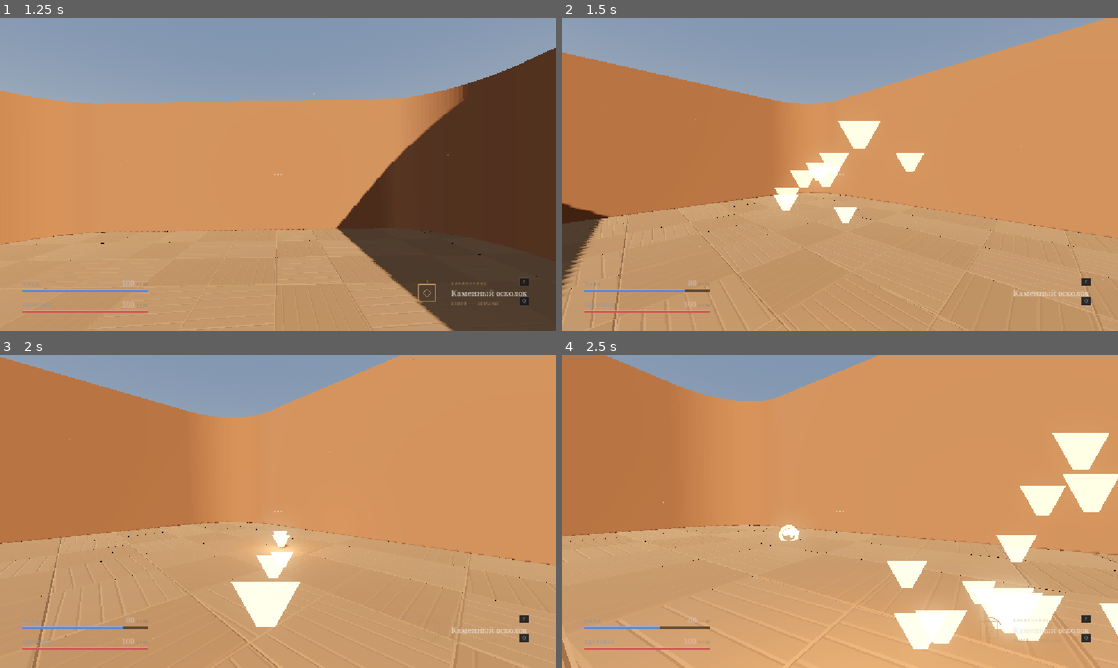
Above: before the commit, frames 1-4 (two rows, left to right).
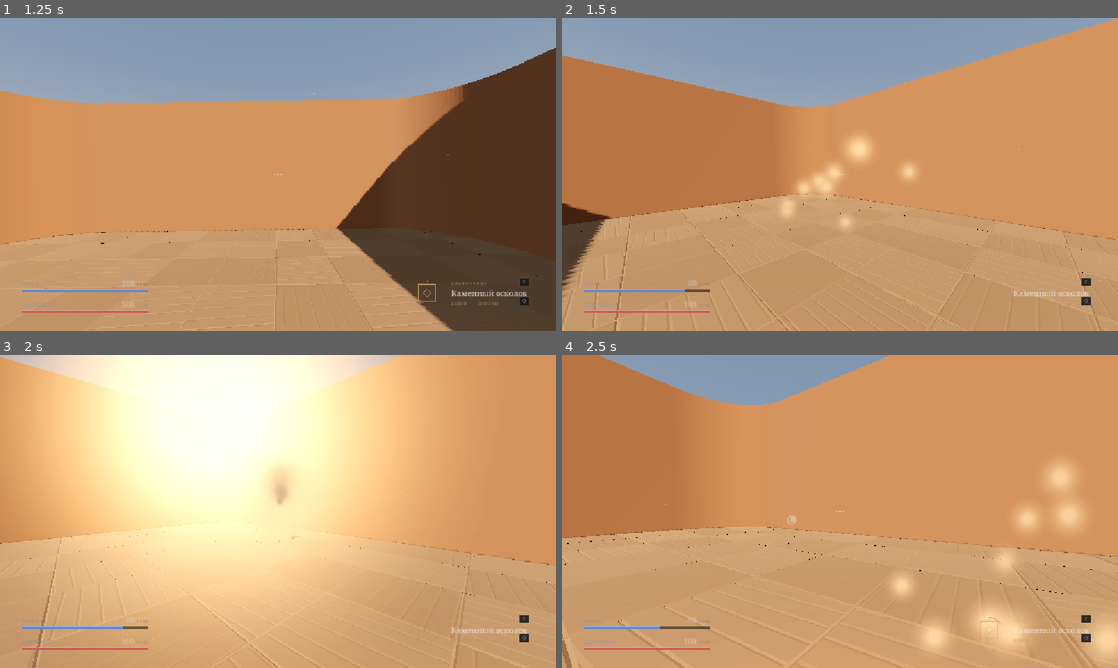
Above: after the commit, the same moments.

Repository: Tunwell1/test-game
Game: Godot game, scene res://main.tscn
The game is run twice, just before and just after one commit, with the same random seed, the same clock (stepped at 60 frames per second) and the same inputs.
Inputs (mouse positions are in pixels of both pictures, inside the frame that each line leads up to):
- Up to frame 1 (1.25 s): tap Enter at 0.5 s; move the mouse to (400, 158) at 0.52 s; hold D (move_right) from 0.53 s (still down); tap F (cast_spell) at 0.6 s; click (400, 158) at 0.67 s; tap Space (jump) at 0.77 s
- Up to frame 2 (1.5 s): move the mouse to (812, 174) at 1.27 s; release D (move_right) at 1.28 s; hold W (move_forward) from 1.28 s (still down); tap F (cast_spell) at 1.35 s
- Up to frame 3 (2 s): keep holding W (move_forward); tap Space (jump) at 1.52 s
- Up to frame 4 (2.5 s): keep holding W (move_forward); move the mouse to (851, 505) at 2.02 s; hold Ctrl (crouch) from 2.03 s (still down); tap F (cast_spell) at 2.3 s

Frame 1 is identical in both runs. In frame 2, 4.3% of the frame differs, in the area x 0-100%, y 0-100%; in frame 3, 60%, in the area x 0-99%, y 0-100%; in frame 4, 10%.

Commit message:
Магия: свечение только у огня, материя для воды/ветра/земли, инерция снаряда
По замечаниям: вода, ветер и земля больше не светятся — это и читалось
как sci-fi.

Материалы:
- ENERGY_PARTICLES = ["spark"]: аддитивность и HDR-ядро только у огня.
- Вода — гладкая прозрачная капля (roughness 0.05), ветер — мутная плёнка
  (alpha 0.55), камень — матовый (roughness 0.9), дым и пыль — мягкая точка.
- Частицы материи освещаются сценой (PER_PIXEL), без эмиссии.
- Тело снаряда: огонь светится, вода/ветер получают форму от дешёвого
  ламберта в шейдере, камень — обычный освещённый StandardMaterial3D.
- OmniLight у снаряда, вспышка удара и аддитивное кольцо — только у огня.
- Эффект сбора берёт материал своей школы и светится только у огня.

Движение (снаряд — один объект, но двигался как лазер):
- _speed_factor(): разгон ветра, торможение воды, ровный огонь.
- Земля летит по баллистической дуге, вода провисает вниз.
- «Выхлоп» масштаба 0.35 -> 1.0 за 60 мс вместо мгновенно готового объекта.

Тесты и docs/notes/spell-vfx-plan.md обновлены.

Co-authored-by: arena-agent <297053741+arena-agent@users.noreply.github.com>

Diff:
--- a/enemy.gd
+++ b/enemy.gd
@@ -324,17 +324,8 @@
 
 	var quad := QuadMesh.new()
 	quad.size = Vector2(0.20, 0.20)
-	var mat := StandardMaterial3D.new()
-	mat.albedo_texture = SpellProjectile._particle_texture("spark")
-	mat.albedo_color = Color(1.0, 0.5, 0.12, 0.95) * Color(1.7, 1.7, 1.7, 1.0)
-	mat.shading_mode = BaseMaterial3D.SHADING_MODE_UNSHADED
-	mat.billboard_mode = BaseMaterial3D.BILLBOARD_ENABLED
-	mat.transparency = BaseMaterial3D.TRANSPARENCY_ALPHA_SCISSOR
-	mat.alpha_scissor_threshold = 0.5
-	mat.blend_mode = BaseMaterial3D.BLEND_MODE_ADD
-	mat.cull_mode = BaseMaterial3D.CULL_DISABLED
-	mat.vertex_color_use_as_albedo = true
-	quad.material = mat
+	# Искры пламени — тот же аддитивный HDR-материал, что у огненного снаряда.
+	quad.material = SpellProjectile.particle_material("spark", Color(1.0, 0.5, 0.12, 0.95))
 	particles.draw_pass_1 = quad
 
 	var process := ParticleProcessMaterial.new()
@@ -420,17 +411,8 @@
 
 	var quad := QuadMesh.new()
 	quad.size = Vector2(0.16, 0.16)
-	var mat := StandardMaterial3D.new()
-	mat.albedo_texture = SpellProjectile._particle_texture("spark")
-	mat.albedo_color = Color(color.r, color.g, color.b, 0.95) * Color(1.7, 1.7, 1.7, 1.0)
-	mat.shading_mode = BaseMaterial3D.SHADING_MODE_UNSHADED
-	mat.billboard_mode = BaseMaterial3D.BILLBOARD_ENABLED
-	mat.transparency = BaseMaterial3D.TRANSPARENCY_ALPHA_SCISSOR
-	mat.alpha_scissor_threshold = 0.5
-	mat.blend_mode = BaseMaterial3D.BLEND_MODE_ADD
-	mat.cull_mode = BaseMaterial3D.CULL_DISABLED
-	mat.vertex_color_use_as_albedo = true
-	quad.material = mat
+	# Осколки «материи» при попадании не светятся: тёплые искры — только у огня.
+	quad.material = SpellProjectile.particle_material("shard", color)
 	particles.draw_pass_1 = quad
 
 	var process := ParticleProcessMaterial.new()
--- a/main.tscn
+++ b/main.tscn
@@ -35,12 +35,12 @@
 sky = SubResource("Sky_1")
 tonemap_mode = 2
 glow_enabled = true
-glow_intensity = 0.35
+glow_intensity = 0.55
 glow_bloom = 0.0
 glow_hdr_threshold = 1.0
-glow_hdr_scale = 2.0
+glow_hdr_scale = 1.6
 glow_levels/4 = 1.0
-glow_levels/5 = 0.6
+glow_levels/5 = 0.45
 
 [sub_resource type="BoxMesh" id="BoxMesh_floor"]
 material = ExtResource("1_mat")
--- a/spell_caster.gd
+++ b/spell_caster.gd
@@ -144,10 +144,10 @@
 	magic_noise = maxf(magic_noise, data["noise"])
 
 	var cam := player.camera
-	_spawn_cast_fx(cam, data["color"])
+	_spawn_cast_fx(cam, data["color"], str(data.get("visual", "fire")))
 	SpellAudio.play_at(player, Vector3.ZERO,
 		SpellAudio.cast_stream(str(data.get("visual", ""))), -8.0, "CastAudio")
-	player.apply_cast_recoil(2.5, 0.03)
+	player.apply_cast_recoil(5.0, 0.04)
 	# Снаряд вылетает после короткой антиципации, а не мгновенно.
 	get_tree().create_timer(CAST_WINDUP).timeout.connect(_launch.bind(id))
 	return true
@@ -189,7 +189,7 @@
 	spell_cast.emit(id)
 
 ## «Сбор» энергии у камеры: искры сжимаются и гаснут, вспышка света.
-func _spawn_cast_fx(cam: Camera3D, tint: Color) -> void:
+func _spawn_cast_fx(cam: Camera3D, tint: Color, visual_kind: String) -> void:
 	if cam == null:
 		return
 	var parent: Node = get_tree().current_scene
@@ -202,12 +202,26 @@
 	parent.add_child(fx)
 	fx.global_position = cast_hand_position(cam)
 
-	var light := OmniLight3D.new()
-	light.light_color = tint
-	light.light_energy = 3.2
-	light.omni_range = 3.2
-	light.omni_attenuation = 1.4
-	fx.add_child(light)
+	# Сбор энергии выглядит по-разному. Светится только огонь: камень
+	# стягивается в руку пылью, вода — каплями, ветер — полосами воздуха.
+	var burns := visual_kind == "fire"
+	var kind := "spark"
+	match visual_kind:
+		"earth":
+			kind = "soft"
+		"water":
+			kind = "droplet"
+		"wind":
+			kind = "streak"
+
+	var light: OmniLight3D = null
+	if burns:
+		light = OmniLight3D.new()
+		light.light_color = tint
+		light.light_energy = 3.2
+		light.omni_range = 3.2
+		light.omni_attenuation = 1.4
+		fx.add_child(light)
 
 	var particles := GPUParticles3D.new()
 	particles.amount = 22
@@ -217,19 +231,10 @@
 	particles.visibility_aabb = AABB(Vector3(-1.0, -1.0, -1.0), Vector3(2.0, 2.0, 2.0))
 	var quad := QuadMesh.new()
 	quad.size = Vector2(0.14, 0.14)
-	var mat := StandardMaterial3D.new()
-	mat.albedo_texture = SpellProjectile._particle_texture("shard")
-	# HDR-множитель + аддитивный блендинг: сбор энергии светится, а не
-	# выглядит россыпью серых бумажек.
-	mat.albedo_color = Color(tint.r, tint.g, tint.b, 0.9) * Color(1.7, 1.7, 1.7, 1.0)
-	mat.shading_mode = BaseMaterial3D.SHADING_MODE_UNSHADED
-	mat.billboard_mode = BaseMaterial3D.BILLBOARD_ENABLED
-	mat.transparency = BaseMaterial3D.TRANSPARENCY_ALPHA_SCISSOR
-	mat.alpha_scissor_threshold = 0.5
-	mat.blend_mode = BaseMaterial3D.BLEND_MODE_ADD
-	mat.cull_mode = BaseMaterial3D.CULL_DISABLED
-	mat.vertex_color_use_as_albedo = true
-	quad.material = mat
+	# Общий генератор материалов: аддитивный HDR — только для искр огня,
+	# остальные школы получают освещённую материю.
+	quad.material = SpellProjectile.particle_material(kind,
+		Color(tint.r, tint.g, tint.b, 0.9))
 	particles.draw_pass_1 = quad
 	var process := ParticleProcessMaterial.new()
 	process.emission_shape = ParticleProcessMaterial.EMISSION_SHAPE_SPHERE
@@ -244,12 +249,16 @@
 	process.color_ramp = SpellProjectile._fade_ramp(0.85)
 	# Частицы сжимаются в точку — читается как «втягивание» энергии.
 	process.scale_curve = SpellProjectile._scale_curve(1.7, 0.05)
+	if kind == "droplet":
+		# Капли стягиваются к руке и гаснут, но падают, а не висят.
+		process.gravity = Vector3(0.0, -1.5, 0.0)
 	particles.process_material = process
 	particles.emitting = true
 	fx.add_child(particles)
 
-	var tween := fx.create_tween()
-	# Свет не просто гаснет: короткий подъём к моменту вылета и резкий спад.
-	tween.tween_property(light, "light_energy", 4.2, CAST_WINDUP * 0.7)
-	tween.tween_property(light, "light_energy", 0.0, CAST_WINDUP * 0.9)
+	if light != null:
+		var tween := fx.create_tween()
+		# Свет не просто гаснет: подъём к моменту вылета и резкий спад.
+		tween.tween_property(light, "light_energy", 4.2, CAST_WINDUP * 0.7)
+		tween.tween_property(light, "light_energy", 0.0, CAST_WINDUP * 0.9)
 	get_tree().create_timer(0.5).timeout.connect(fx.queue_free)
--- a/spell_projectile.gd
+++ b/spell_projectile.gd
@@ -119,6 +119,9 @@
 	_mesh = MeshInstance3D.new()
 	_mesh.mesh = _build_mesh()
 	_mesh.material_override = _body_material()
+	# Снаряд не появляется готовым: первые 60 мс он «выстреливается» из руки,
+	# иначе глаз читает мгновенную подмену объекта, а не бросок.
+	_mesh.scale = Vector3.ONE * 0.35
 	if visual == "water":
 		# CapsuleMesh длинной осью идёт по Y — поворачиваем её по полёту.
 		_mesh.rotation.x = PI * 0.5
@@ -128,14 +131,17 @@
 	if _trail != null:
 		add_child(_trail)
 
-	_light = OmniLight3D.new()
-	_light.light_color = tint
-	_light.omni_range = 4.2 if visual == "earth" else 5.4
-	# Свет должен читаться в коридоре с направленным солнцем: энергия > 1
-	# нужна и для узкого HDR-glow, и для реального пятна на стенах.
-	_light.light_energy = 1.8 if visual == "wind" else 2.6
-	_light.omni_attenuation = 1.4
-	add_child(_light)
+	# Источником света может быть только огонь. Светящийся камень, вода или
+	# ветер — главный признак «sci-fi»: это ломает физику сильнее всего.
+	# Остальные школы освещены солнцем и сами ничего не подсвечивают.
+	var emits_light := visual == "fire"
+	if emits_light:
+		_light = OmniLight3D.new()
+		_light.light_color = tint
+		_light.omni_range = 5.4
+		_light.light_energy = 2.6
+		_light.omni_attenuation = 1.4
+		add_child(_light)
 
 	if visual == "fire":
 		add_child(_make_smoke())
@@ -224,6 +230,10 @@
 uniform vec4 tint : source_color = vec4(1.0, 1.0, 1.0, 1.0);
 uniform float mode = 0.0;
 uniform float speed = 1.0;
+// Направление на солнце в мире. В unshaded-режиме света сцены нет, поэтому
+// вода и ветер получают форму от собственного дешёвого ламберта — иначе
+// объёмный предмет выглядит плоской наклейкой.
+uniform vec3 sun_dir = vec3(0.55, 0.72, 0.42);
 
 varying vec3 v_local;
 
@@ -238,27 +248,40 @@
 }
 
 void fragment() {
-	// Плоские грани, жёсткий контур по краю силуэта — никаких градиентов шума.
+	// Светится только огонь. Вода, ветер и земля — материя: их цвет должен
+	// читаться как отражённый/рассеянный свет, а не как источник.
+	// 0 — огонь (эмиссия > 1, уходит в glow), 1 — ветер, 2 — вода.
 	float facing = abs(dot(normalize(NORMAL), normalize(VIEW)));
 	float rim = step(0.80, 1.0 - facing);
 	float facet = step(0.0, NORMAL.y) * 0.12;
-	// Ядро выходит за 1.0 и попадает в узкий HDR-glow: снаряд светится.
-	vec3 col = tint.rgb * (1.25 + facet);
-	// Полосы втрое медленнее: на объекте 0.2 м полосы на прежней скорости
-	// превращались в мерцающий шум, а не в движение пламени/потока.
+	vec3 col = tint.rgb;
 	if (mode < 0.5) {
+		// Ядро пламени выходит за 1.0 — только оно и попадает в узкий HDR-glow.
+		col *= (1.25 + facet);
 		float band = step(0.0, sin(v_local.y * 24.0 - TIME * speed * 3.5));
 		col = mix(col, vec3(1.9, 1.5, 0.8), band * 0.35);
+		col = mix(col, vec3(2.2), rim * 0.85);
 	} else if (mode < 1.5) {
-		float band = step(0.0, sin(v_local.x * 26.0 - TIME * speed * 4.0));
-		col *= 0.70 + 0.30 * band;
+		// Ветер: полупрозрачная плёнка воздуха. Светлая кромка — не свет,
+		// а преломление на сгибе ленты.
+		col = mix(col * 0.80, vec3(0.95, 0.98, 1.0), rim * 0.45);
+		col *= 0.88 + 0.12 * step(0.0, sin(v_local.x * 22.0 - TIME * speed * 5.0));
 	} else {
-		float band = step(0.0, sin(v_local.y * 22.0 - TIME * speed * 3.0));
-		col *= 0.85 + 0.15 * band;
+		// Вода: плотное тело капли, тёмное к краю (как у настоящей воды
+		// в контровом свете) и светлая «линза» в середине.
+		float lens = 1.0 - smoothstep(0.0, 0.7, abs(normalize(VERTEX).y));
+		col = mix(tint.rgb * 0.55, tint.rgb * 1.05 + vec3(0.10), lens);
+		col = mix(col, tint.rgb * 1.25, rim * 0.35);
 	}
-	col = mix(col, vec3(2.2), rim * 0.85);
 	ALBEDO = col;
 	ALPHA = tint.a;
+	if (mode >= 0.5) {
+		// Материя подчиняется солнцу: половина яркости — от направления на
+		// источник, половина — от рассеянного света коридора.
+		vec3 sun_view = normalize((VIEW_MATRIX * vec4(sun_dir, 0.0)).xyz);
+		float lambert = max(dot(normalize(NORMAL), sun_view), 0.0);
+		ALBEDO *= 0.55 + 0.45 * lambert;
+	}
 }
 """
 	_spell_shader = shader
@@ -269,55 +292,64 @@
 	if modes.has(visual):
 		var shader_mat := ShaderMaterial.new()
 		shader_mat.shader = _shader()
-		var shader_tint := Color(tint.r, tint.g, tint.b,
-			0.55 if visual == "wind" or visual == "water" else 1.0)
-		shader_mat.set_shader_parameter("tint", shader_tint)
+		# Огонь — единственный источник света среди тел снарядов.
+		var alpha := 1.0 if visual == "fire" else 0.72
+		shader_mat.set_shader_parameter("tint", Color(tint.r, tint.g, tint.b, alpha))
 		shader_mat.set_shader_parameter("mode", float(modes[visual]))
 		shader_mat.set_shader_parameter("speed",
 			1.6 if visual == "wind" else 1.0)
 		return shader_mat
+	# Земля: обычный освещённый камень — шероховатый, без свечения.
 	var mat := StandardMaterial3D.new()
-	mat.albedo_color = Color(tint.r, tint.g, tint.b,
-		0.72 if visual == "wind" or visual == "water" else 1.0)
-	mat.emission_enabled = true
-	mat.emission = tint
-	mat.emission_energy_multiplier = 1.2 if visual == "fire" else 0.7
-	mat.roughness = 0.3
+	mat.albedo_color = tint
+	mat.roughness = 0.9
 	mat.metallic = 0.0
 	mat.cull_mode = BaseMaterial3D.CULL_DISABLED
-	if visual == "wind" or visual == "water":
-		mat.transparency = BaseMaterial3D.TRANSPARENCY_ALPHA
 	return mat
 
-## Частицы делятся на два класса.
-## «Энергия» (искра, струя, осколок) — аддитивная: свет складывается с фоном,
-## поэтому ядро выходит за 1.0 и попадает в узкий HDR-glow. Силуэт держит
-## ALPHA_SCISSOR (альфа-блендинг порог отсечения игнорирует — именно из-за
-## этого искры раньше выглядели бумажными).
-## «Материя» (дым, пыль, камень) — обычная альфа: она должна затемнять фон.
-const ENERGY_PARTICLES := ["spark", "streak", "droplet", "shard"]
-
-func _particle_material(kind: String, color: Color) -> StandardMaterial3D:
+## Частицы — это материя, а не голограммы. Аддитивное свечение разрешено
+## только огню: искры пламени физически излучают свет. Капли воды, пыль,
+## осколки камня и полосы ветра свет НЕ излучают — они либо просвечивают,
+## либо рассеивают его, поэтому рисуются обычной альфой с освещением.
+## HDR-ядро (> 1.0) оставлено только огню: без него glow нечего показывать.
+const ENERGY_PARTICLES := ["spark"]
+
+static func particle_material(kind: String, color: Color) -> StandardMaterial3D:
 	var mat := StandardMaterial3D.new()
 	mat.albedo_texture = _particle_texture(kind)
-	mat.shading_mode = BaseMaterial3D.SHADING_MODE_UNSHADED
 	mat.billboard_mode = BaseMaterial3D.BILLBOARD_ENABLED
 	mat.cull_mode = BaseMaterial3D.CULL_DISABLED
 	mat.vertex_color_use_as_albedo = true
 	if ENERGY_PARTICLES.has(kind):
-		# Цвет умножается на HDR-множитель: только так узкий glow его видит.
+		# Искры огня: складываются со светом и выходят за 1.0 в узкий glow.
 		mat.albedo_color = Color(color.r, color.g, color.b,
 			color.a) * Color(1.7, 1.7, 1.7, 1.0)
+		mat.shading_mode = BaseMaterial3D.SHADING_MODE_UNSHADED
 		mat.transparency = BaseMaterial3D.TRANSPARENCY_ALPHA_SCISSOR
 		mat.alpha_scissor_threshold = 0.5
 		mat.blend_mode = BaseMaterial3D.BLEND_MODE_ADD
-	else:
-		mat.albedo_color = color
-		mat.transparency = BaseMaterial3D.TRANSPARENCY_ALPHA
-		mat.blend_mode = BaseMaterial3D.BLEND_MODE_MIX
-		# Мягкая точка: жёсткий гексагон на дыме читается как серые
-		# многоугольники. У энергии (искры) силуэт остаётся геометрическим.
-		mat.albedo_texture = _soft_dot_texture()
+		return mat
+	# Материя: освещённая, с шероховатостью или прозрачностью — по типу.
+	mat.shading_mode = BaseMaterial3D.SHADING_MODE_PER_PIXEL
+	mat.albedo_color = color
+	mat.transparency = BaseMaterial3D.TRANSPARENCY_ALPHA
+	mat.blend_mode = BaseMaterial3D.BLEND_MODE_MIX
+	match kind:
+		"droplet":
+			# Вода просвечивает: гладкая, с лёгким отражением, но без свечения.
+			mat.roughness = 0.05
+			mat.metallic_specular = 0.8
+		"streak":
+			# Ветер — мутная плёнка, почти без блика.
+			mat.roughness = 0.9
+			mat.albedo_color = Color(color.r, color.g, color.b, color.a * 0.55)
+		"shard":
+			# Камень матовый и шершавый.
+			mat.roughness = 0.95
+		_:
+			# Дым и пыль: мягкая точка, максимально матовая.
+			mat.roughness = 1.0
+			mat.albedo_texture = _soft_dot_texture()
 	return mat
 
 ## Мягкий круг для дыма и пыли: плотное ядро, плавная кромка.
@@ -358,15 +390,17 @@
 			kind = "streak"
 			base_size = 0.28
 		"water":
+			# Не «искры воды», а разлетающиеся брызги: мягкие капли.
 			kind = "droplet"
-			base_size = 0.20
+			base_size = 0.16
 		"earth":
-			kind = "shard"
-			base_size = 0.24
+			# Не осколки-искры, а пыль: мелкая, матовая, оседает вниз.
+			kind = "soft"
+			base_size = 0.34
 
 	var quad := QuadMesh.new()
 	quad.size = Vector2(base_size, base_size)
-	quad.material = _particle_material(kind, Color(tint.r, tint.g, tint.b, 0.85))
+	quad.material = particle_material(kind, Color(tint.r, tint.g, tint.b, 0.85))
 	particles.draw_pass_1 = quad
 
 	var process := ParticleProcessMaterial.new()
@@ -380,32 +414,40 @@
 			process.initial_velocity_max = 1.2
 			process.gravity = Vector3(0.0, 1.5, 0.0)
 		"wind":
-			particles.amount = 30
-			particles.lifetime = 0.5
+			particles.amount = 18
+			particles.lifetime = 0.45
 			process.direction = Vector3(0.0, 0.0, 1.0)
 			process.spread = 18.0
 			process.initial_velocity_min = 0.8
 			process.initial_velocity_max = 1.8
 			process.gravity = Vector3.ZERO
 		"water":
-			particles.amount = 32
+			particles.amount = 34
 			process.direction = Vector3(0.0, 0.0, 1.0)
-			process.spread = 28.0
-			process.initial_velocity_min = 0.5
-			process.initial_velocity_max = 1.1
-			process.gravity = Vector3(0.0, -1.0, 0.0)
+			process.spread = 24.0
+			process.initial_velocity_min = 0.8
+			process.initial_velocity_max = 1.6
+			# Настоящие брызги падают: без положительной гравитации они висят
+			# в воздухе и читаются как светящийся шлейф.
+			process.gravity = Vector3(0.0, -6.0, 0.0)
 		"earth":
-			particles.amount = 28
-			particles.lifetime = 0.85
-			process.direction = Vector3(0.0, 0.3, 1.0)
-			process.spread = 45.0
-			process.initial_velocity_min = 0.2
-			process.initial_velocity_max = 0.7
-			process.gravity = Vector3(0.0, -2.0, 0.0)
+			particles.amount = 24
+			particles.lifetime = 1.0
+			process.direction = Vector3(0.0, 0.4, 1.0)
+			process.spread = 70.0
+			process.initial_velocity_min = 0.1
+			process.initial_velocity_max = 0.5
+			process.gravity = Vector3(0.0, -0.6, 0.0)
 	process.scale_min = 0.55
 	process.scale_max = 1.35
 	process.color_ramp = _fade_ramp(0.85)
-	process.scale_curve = _scale_curve(1.0, 1.2 if visual == "water" else 0.3)
+	if visual == "earth":
+		# Пыль расходится и размывается, а не съёживается в точку.
+		process.scale_curve = _scale_curve(0.6, 2.6)
+	elif visual == "water":
+		process.scale_curve = _scale_curve(1.0, 1.2)
+	else:
+		process.scale_curve = _scale_curve(1.0, 0.3)
 	if visual == "fire" or visual == "wind":
 		process.turbulence_enabled = true
 		process.turbulence_noise_strength = 0.35 if visual == "fire" else 0.5
@@ -425,7 +467,7 @@
 	particles.visibility_aabb = AABB(Vector3(-1.0, -1.0, -1.0), Vector3(2.0, 2.0, 2.0))
 	var quad := QuadMesh.new()
 	quad.size = Vector2(0.42, 0.42)
-	quad.material = _particle_material("soft", Color(0.16, 0.14, 0.13, 0.26))
+	quad.material = particle_material("soft", Color(0.16, 0.14, 0.13, 0.26))
 	particles.draw_pass_1 = quad
 	var process := ParticleProcessMaterial.new()
 	process.direction = Vector3(0.0, 1.0, 0.0)
@@ -447,10 +489,31 @@
 
 # --- Полёт -----------------------------------------------------------------
 
+## Множитель скорости по времени полёта. Постоянная скорость — главная
+## причина, по которой снаряд читается как «телепорт в направлении прицела»:
+## у настоящего броска есть разгон у руки и сопротивление среды.
+func _speed_factor() -> float:
+	match visual:
+		"wind":
+			# Порыв разгоняется: воздух толкает снаряд вперёд.
+			return lerpf(0.65, 1.25, clampf(_time / 0.35, 0.0, 1.0))
+		"water":
+			# Струя быстро теряет энергию: вода тяжёлая.
+			return lerpf(1.30, 0.60, clampf(_time / 0.45, 0.0, 1.0))
+		"earth":
+			# Брошенный камень живёт по баллистике, скорость почти не падает.
+			return lerpf(0.85, 1.0, clampf(_time / 0.2, 0.0, 1.0))
+	# Огонь: сгусток летит ровно, но чуть тормозит о воздух.
+	return lerpf(1.0, 0.92, clampf(_time / 0.6, 0.0, 1.0))
+
 func _physics_process(delta: float) -> void:
 	_time += delta
+	# Масштаб «выхлопа»: 0.35 -> 1.0 за 60 мс.
+	if _mesh != null and _mesh.scale.x < 1.0:
+		var grow := 1.0 - pow(1.0 - clampf(_time / 0.06, 0.0, 1.0), 3.0)
+		_mesh.scale = Vector3.ONE * lerpf(0.35, 1.0, grow)
 	var from := global_position
-	var motion := direction * speed * delta
+	var motion := direction * speed * _speed_factor() * delta
 	match visual:
 		"fire":
 			motion += Vector3(sin(_time * 9.0) * 0.35, 0.45, 0.0) * delta
@@ -458,17 +521,20 @@
 				_mesh.rotation.z += 2.2 * delta
 			# Пламя не горит ровно: свет дрожит на двух частотах.
 			if _light != null:
-				_light.light_energy = 0.8 + 0.22 * sin(_time * 21.0) + 0.13 * sin(_time * 33.0)
+				_light.light_energy = 2.4 + 0.35 * sin(_time * 21.0) + 0.2 * sin(_time * 33.0)
 		"wind":
 			motion += Vector3(sin(_time * 16.0) * 1.1, cos(_time * 13.0) * 0.45, 0.0) * delta
 			if _mesh != null:
 				_mesh.rotation.z = sin(_time * 8.0) * 0.5
 		"water":
 			motion *= 0.92 + 0.16 * sin(_time * 18.0)
+			motion += Vector3(0.0, -1.8, 0.0) * delta
 			if _mesh != null:
 				_mesh.rotation.z += 0.5 * delta
 		"earth":
-			motion += Vector3(0.0, -1.6, 0.0) * delta
+			# Настоящая дуга: камень сначала летит вверх, потом падает.
+			# Прямая линия выдаёт «лазер», а не брошенный осколок.
+			motion += Vector3(0.0, -7.5 * _time + 2.2, 0.0) * delta
 			if _mesh != null:
 				_mesh.rotation += Vector3(1.4, 2.2, 0.9) * delta
 
@@ -529,6 +595,9 @@
 	var ring_life := 0.6
 	var ring_scale := 2.8
 	var flash_energy := 2.5
+	# Свет от удара излучает только огонь. Камень, вода и ветер не «вспыхивают»:
+	# у настоящего камня — пыль и hitstop, у воды — брызги, у ветра — порыв.
+	var impact_light := visual == "fire"
 	match visual:
 		"fire":
 			ring_life = 0.6
@@ -537,19 +606,18 @@
 			fx.add_child(_make_burst(34, Color(1.0, 0.55, 0.15, 0.9), 0.6, 1.8,
 				0.7, 0.18, Vector3(0.0, 1.8, 0.0), 40.0, "spark"))
 		"wind":
-			ring_color = Color(0.80, 0.95, 1.0)
+			ring_color = Color(0.80, 0.92, 1.0)
 			ring_life = 0.4
 			ring_scale = 4.2
-			flash_energy = 4.0
 			fx.add_child(_make_burst(34, Color(0.85, 0.96, 1.0, 0.7), 1.4, 3.0,
 				0.45, 0.24, Vector3.ZERO, 180.0, "streak"))
 		"water":
-			ring_color = Color(0.35, 0.65, 1.0)
+			ring_color = Color(0.45, 0.62, 0.78)
 			ring_life = 0.5
 			ring_scale = 2.6
-			flash_energy = 5.5
-			fx.add_child(_make_burst(34, Color(0.45, 0.72, 1.0, 0.85), 0.7, 1.8,
-				0.6, 0.17, Vector3(0.0, -2.0, 0.0), 70.0, "droplet"))
+			# Брызги: капли просвечивают, но не светятся — обычная альфа.
+			fx.add_child(_make_burst(30, Color(0.52, 0.70, 0.88, 0.75), 0.7, 1.8,
+				0.6, 0.14, Vector3(0.0, -4.5, 0.0), 70.0, "droplet"))
 			var burn: Variant = body.get("burn_timer") if body != null else null
 			if burn != null and float(burn) > 0.0:
 				fx.add_child(_make_burst(22, Color(0.92, 0.96, 1.0, 0.45), 0.3, 0.9,
@@ -558,18 +626,23 @@
 			ring_color = Color(0.62, 0.52, 0.40)
 			ring_life = 0.7
 			ring_scale = 2.0
-			flash_energy = 3.5
-			fx.add_child(_make_burst(32, Color(0.53, 0.44, 0.33, 0.85), 0.3, 1.0,
-				0.75, 0.24, Vector3(0.0, -2.5, 0.0), 80.0, "shard"))
-
-	# Вспышка света в точке удара: коридор реагирует на попадание.
-	var flash := OmniLight3D.new()
-	flash.name = "ImpactFlash"
-	flash.light_color = ring_color
-	flash.light_energy = flash_energy
-	flash.omni_range = 6.5
-	flash.omni_attenuation = 1.5
-	fx.add_child(flash)
+			flash_energy = 2.0
+			# Пыль: расширяющееся облако у пола, без светящихся искр.
+			fx.add_child(_make_burst(26, Color(0.55, 0.47, 0.38, 0.55), 0.2, 0.8,
+				1.4, 0.42, Vector3(0.0, -1.6, 0.0), 90.0, "soft"))
+			fx.add_child(_make_burst(14, Color(0.48, 0.40, 0.32, 0.9), 0.6, 1.6,
+				0.8, 0.14, Vector3(0.0, -3.0, 0.0), 50.0, "shard"))
+
+	# Вспышка света в точке удара — только у огня.
+	var flash: OmniLight3D = null
+	if impact_light:
+		flash = OmniLight3D.new()
+		flash.name = "ImpactFlash"
+		flash.light_color = ring_color
+		flash.light_energy = flash_energy
+		flash.omni_range = 6.5
+		flash.omni_attenuation = 1.5
+		fx.add_child(flash)
 
 	if visual == "earth":
 		_heavy_hitstop()
@@ -595,13 +668,19 @@
 	torus.inner_radius = 0.11
 	torus.outer_radius = 0.17
 	var ring_mat := StandardMaterial3D.new()
-	ring_mat.albedo_color = Color(ring_color.r, ring_color.g, ring_color.b, 0.8)
-	ring_mat.emission_enabled = true
-	ring_mat.emission = ring_color
-	ring_mat.emission_energy_multiplier = 2.2
+	ring_mat.albedo_color = Color(ring_color.r, ring_color.g, ring_color.b,
+		0.8 if impact_light else 0.55)
 	ring_mat.transparency = BaseMaterial3D.TRANSPARENCY_ALPHA
-	# Кольцо тоже светится (HDR) — иначе оно читается как серый обруч.
-	ring_mat.blend_mode = BaseMaterial3D.BLEND_MODE_ADD
+	if impact_light:
+		# Ударное кольцо огня светится вместе со вспышкой (HDR + аддитив).
+		ring_mat.emission_enabled = true
+		ring_mat.emission = ring_color
+		ring_mat.emission_energy_multiplier = 2.2
+		ring_mat.blend_mode = BaseMaterial3D.BLEND_MODE_ADD
+	else:
+		# У земли и воды кольцо — расходящаяся волна materia: обычная альфа,
+		# освещено сценой, без собственного света.
+		ring_mat.roughness = 0.9
 	torus.material = ring_mat
 	var ring := MeshInstance3D.new()
 	ring.mesh = torus
@@ -614,7 +693,8 @@
 		Color(ring_color.r, ring_color.g, ring_color.b, 0.0), ring_life)
 	# Свет удара гаснет быстрее кольца: импульс должен быть резким, а не
 	# «лампой, которую медленно выключают».
-	tween.parallel().tween_property(flash, "light_energy", 0.0, 0.16)
+	if flash != null:
+		tween.parallel().tween_property(flash, "light_energy", 0.0, 0.16)
 	get_tree().create_timer(0.9, true, false, true).timeout.connect(fx.queue_free)
 
 ## Короткий hitstop для тяжёлого удара камня. Таймер игнорирует time_scale
@@ -719,7 +799,7 @@
 	particles.visibility_aabb = AABB(Vector3(-2.0, -2.0, -2.0), Vector3(4.0, 4.0, 4.0))
 	var quad := QuadMesh.new()
 	quad.size = Vector2(size, size)
-	quad.material = _particle_material(kind, color)
+	quad.material = particle_material(kind, color)
 	particles.draw_pass_1 = quad
 
 	var process := ParticleProcessMaterial.new()
Not shown, changed: docs/notes/spell-vfx-plan.md
